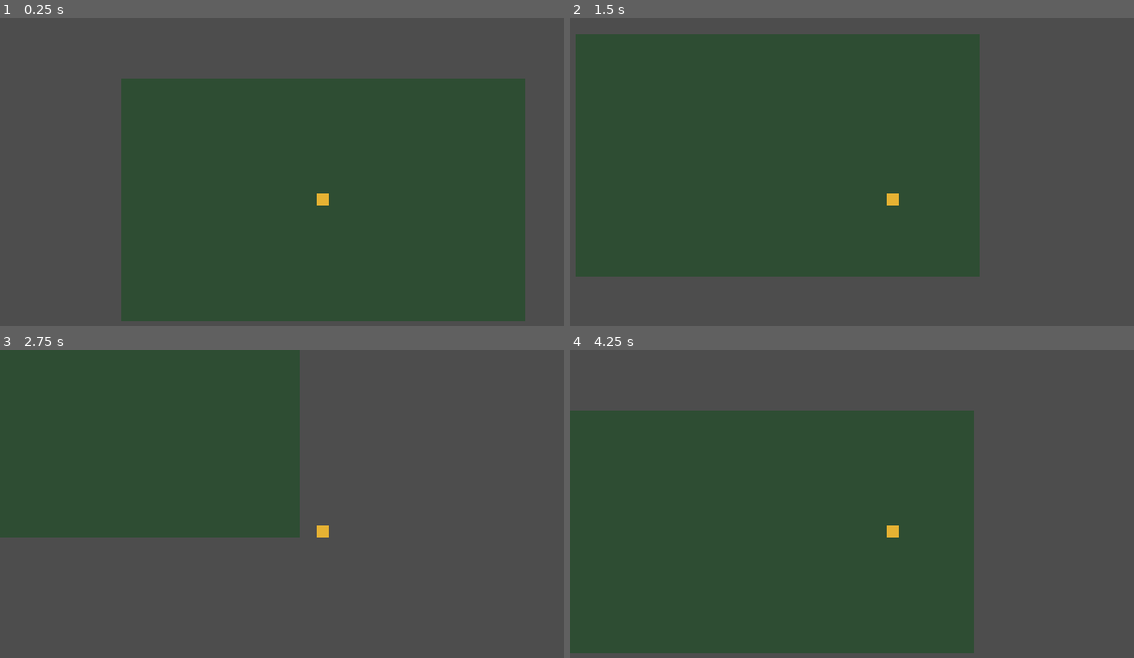
Above: before the commit, frames 1-4 (two rows, left to right).
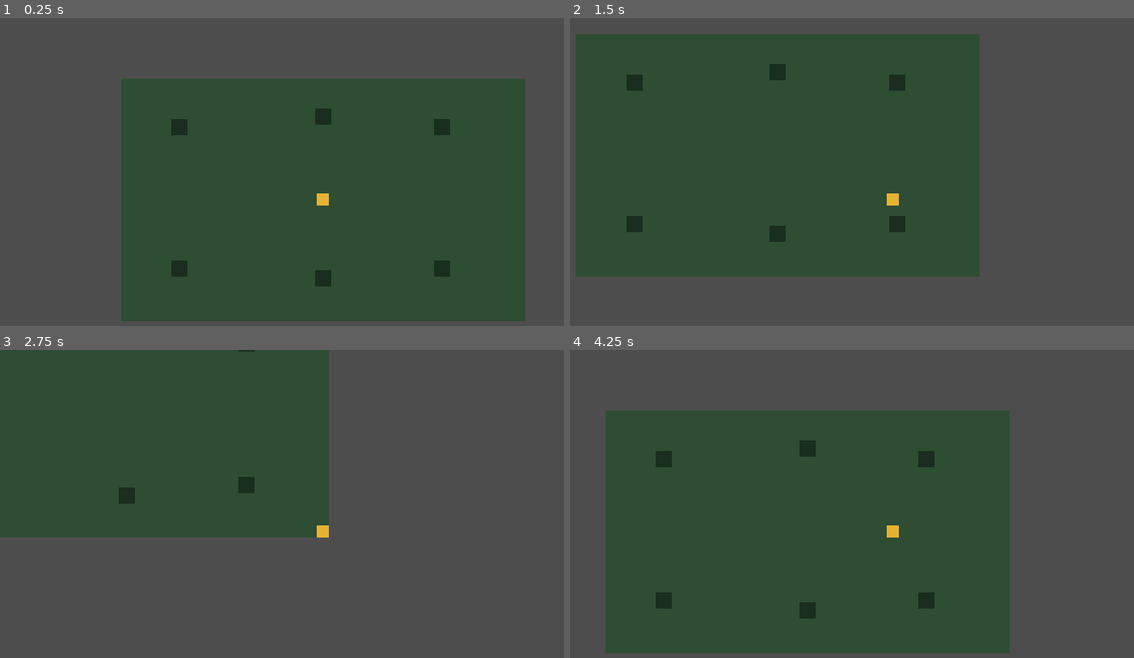
Above: after the commit, the same moments.

Repository: Fabiann1809/isla-espejo
Game: Godot game, scene res://scenes/levels/test_room.tscn
Two runs of this game, one before a commit and one after it. Both use one fixed random seed, a clock stepped at 60 frames per second and the inputs below.
Inputs:
- Up to frame 1 (0.25 s): no input
- Up to frame 2 (1.5 s): tap Enter at 0.5 s; hold D (move_right) 0.53-1.28 s; tap Space (dash) at 0.6, 1.35 s; hold S (move_down) from 1.28 s (still down)
- Up to frame 3 (2.75 s): release S (move_down) at 2.03 s; hold D (move_right) from 2.03 s (still down); tap Space (dash) at 2.1 s
- Up to frame 4 (4.25 s): release D (move_right) at 2.78 s; hold W (move_up) 2.78-3.53 s; tap Space (dash) at 2.85, 3.6 s; hold A (move_left) from 3.53 s (still down)

The runs differ from the first frame. In frame 1, 0.9% of the frame differs, in the area x 30-80%, y 29-88%; in frame 2, 0.9%; in frame 3, 3.4%; in frame 4, 11%, in the area x 0-78%, y 19-99%.

Commit message:
feat(world): add markers and side walls to test room

Diff:
--- a/project.godot
+++ b/project.godot
@@ -1,4 +1,11 @@
 ; Engine configuration file.
+; It's best edited using the editor UI and not directly,
+; since the parameters that go here are not all obvious.
+;
+; Format:
+;   [section] ; section goes between []
+;   param=value ; assign values to parameters
+
 config_version=5
 
 [application]
--- a/scenes/levels/test_room.tscn
+++ b/scenes/levels/test_room.tscn
@@ -1,9 +1,12 @@
-[gd_scene load_steps=3 format=3]
+[gd_scene load_steps=4 format=3]
 
 [ext_resource type="PackedScene" path="res://scenes/player/player.tscn" id="1"]
 
 [sub_resource type="RectangleShape2D" id="1"]
 size = Vector2(400, 16)
+
+[sub_resource type="RectangleShape2D" id="2"]
+size = Vector2(16, 270)
 
 [node name="TestRoom" type="Node2D"]
 
@@ -13,6 +16,50 @@
 offset_right = 200.0
 offset_bottom = 120.0
 color = Color(0.18, 0.3, 0.2, 1)
+
+[node name="Markers" type="Node2D" parent="."]
+
+[node name="M1" type="ColorRect" parent="Markers"]
+offset_left = -150.0
+offset_top = -80.0
+offset_right = -134.0
+offset_bottom = -64.0
+color = Color(0.1, 0.18, 0.12, 1)
+
+[node name="M2" type="ColorRect" parent="Markers"]
+offset_left = 110.0
+offset_top = -80.0
+offset_right = 126.0
+offset_bottom = -64.0
+color = Color(0.1, 0.18, 0.12, 1)
+
+[node name="M3" type="ColorRect" parent="Markers"]
+offset_left = -150.0
+offset_top = 60.0
+offset_right = -134.0
+offset_bottom = 76.0
+color = Color(0.1, 0.18, 0.12, 1)
+
+[node name="M4" type="ColorRect" parent="Markers"]
+offset_left = 110.0
+offset_top = 60.0
+offset_right = 126.0
+offset_bottom = 76.0
+color = Color(0.1, 0.18, 0.12, 1)
+
+[node name="M5" type="ColorRect" parent="Markers"]
+offset_left = -8.0
+offset_top = -90.0
+offset_right = 8.0
+offset_bottom = -74.0
+color = Color(0.1, 0.18, 0.12, 1)
+
+[node name="M6" type="ColorRect" parent="Markers"]
+offset_left = -8.0
+offset_top = 70.0
+offset_right = 8.0
+offset_bottom = 86.0
+color = Color(0.1, 0.18, 0.12, 1)
 
 [node name="WallTop" type="StaticBody2D" parent="."]
 position = Vector2(0, -128)
@@ -26,4 +73,16 @@
 [node name="CollisionShape2D" type="CollisionShape2D" parent="WallBottom"]
 shape = SubResource("1")
 
+[node name="WallLeft" type="StaticBody2D" parent="."]
+position = Vector2(-208, 0)
+
+[node name="CollisionShape2D" type="CollisionShape2D" parent="WallLeft"]
+shape = SubResource("2")
+
+[node name="WallRight" type="StaticBody2D" parent="."]
+position = Vector2(208, 0)
+
+[node name="CollisionShape2D" type="CollisionShape2D" parent="WallRight"]
+shape = SubResource("2")
+
 [node name="Player" parent="." instance=ExtResource("1")]
